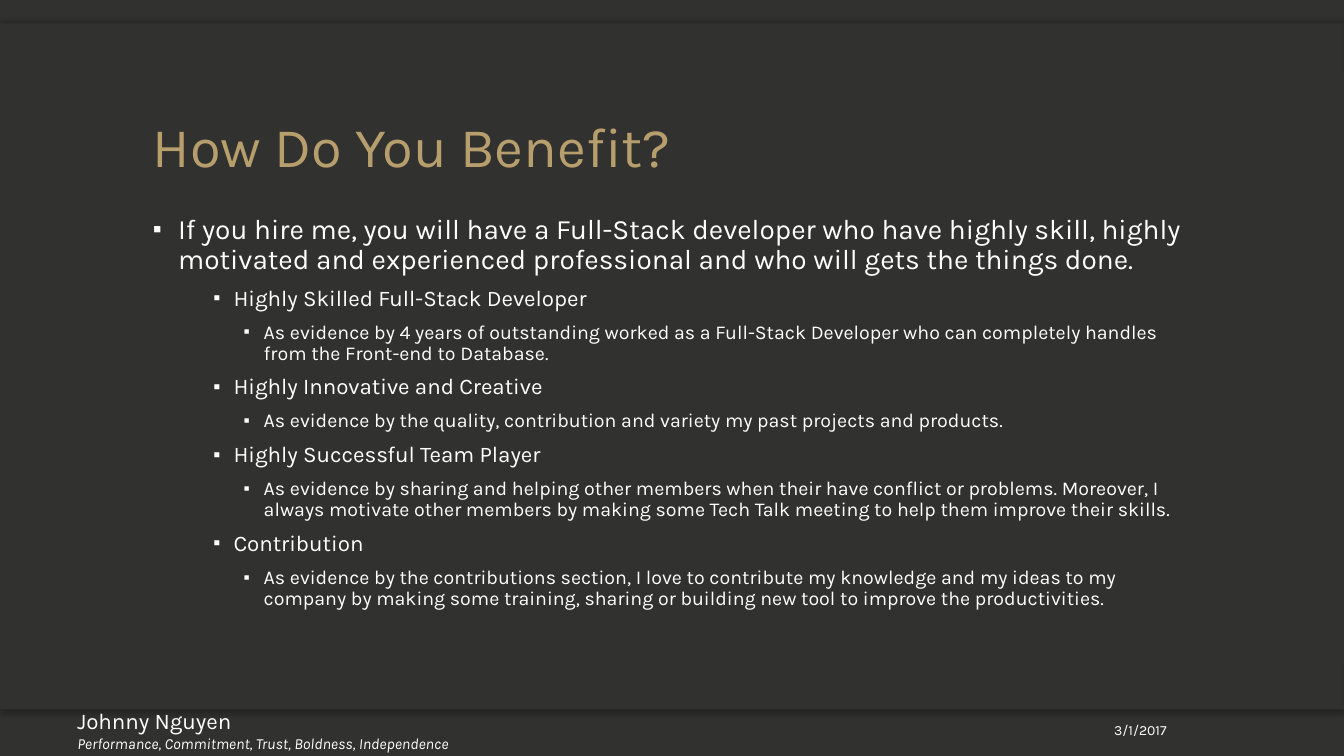
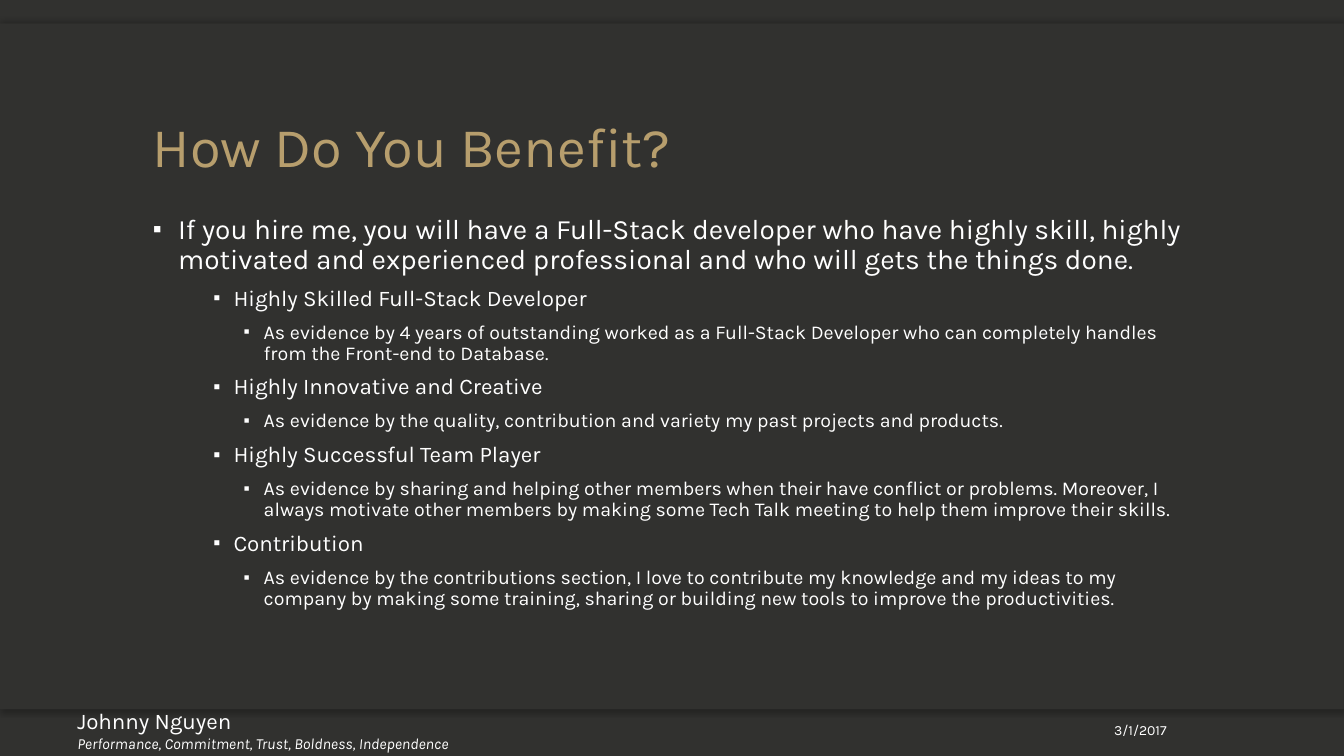
Before and after one commit to johnnynguyen2104/Algorithm_MindMap, a slide deck: slide 6 of Why Hire Me.pptx. Drawn at 1344x756 pixels with LibreOffice and Linux fonts; fonts in the diff are those of the drawing; background and template pictures are left out. Boxes give left, top, right and bottom in pixels: in the first picture for what was removed or moved away, otherwise in the second. Text is boxed around its words. In the diff, an @@ line names an element or a change of style, - is before the commit and + after.

Commit message:
update

```diff
--- a/Why Hire Me.pptx
+++ b/Why Hire Me.pptx
@@ text at box(264, 570, 1115, 610): text changed @@
-      ▪ As evidence by the contributions section, I love to contribute my knowledge and my ideas to my company by making some training, sharing or building new tool to improve the productivities.
+      ▪ As evidence by the contributions section, I love to contribute my knowledge and my ideas to my company by making some training, sharing or building new tools to improve the productivities.
```
